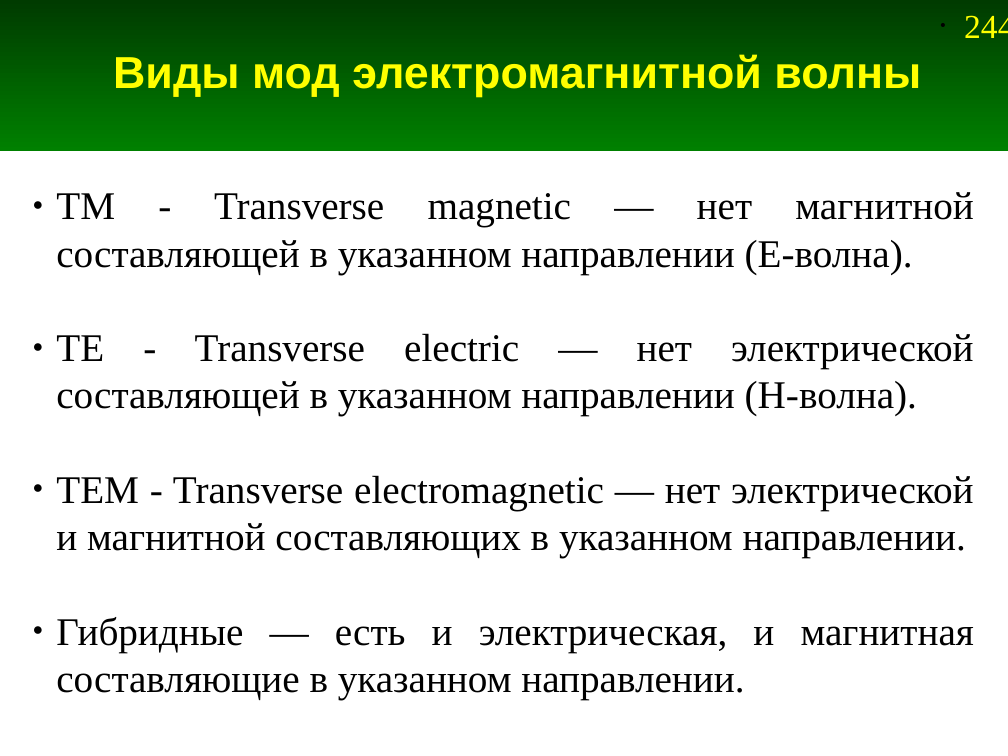
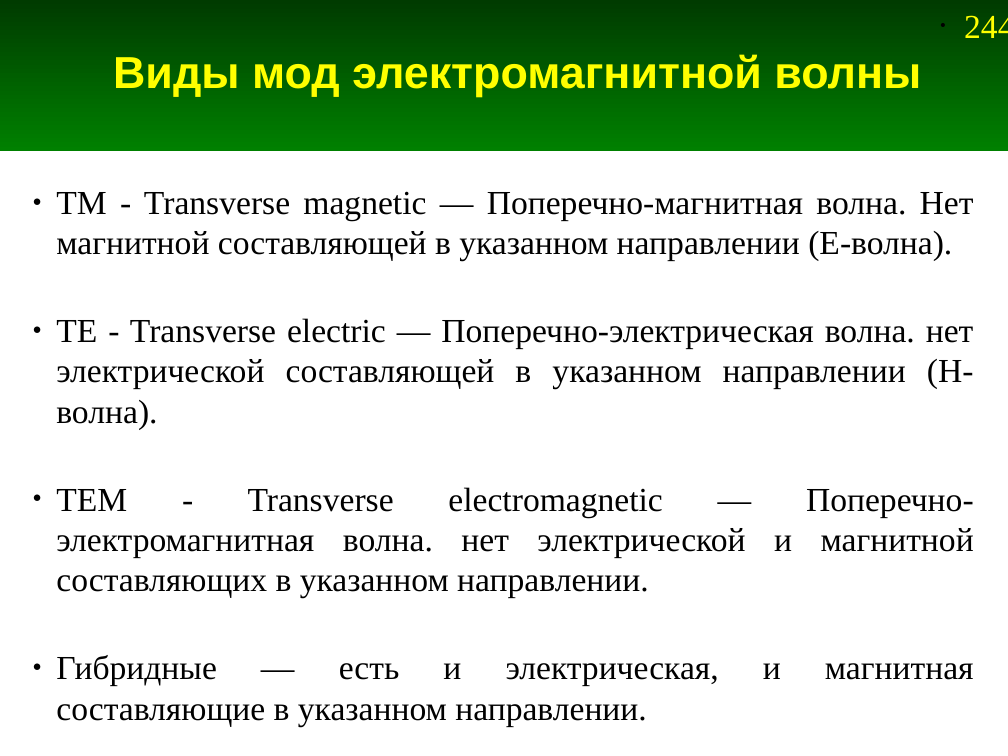
Before and after one commit to andris0147sv/modelling, a slide deck: slide 244 of presentations/2. FDTD.odp. Drawn at 1008x756 pixels with LibreOffice and Linux fonts; fonts in the diff are those of the drawing. Boxes give left, top, right and bottom in pixels: in the first picture for what was removed or moved away, otherwise in the second. Text is boxed around its words. In the diff, an @@ line names an element or a change of style, - is before the commit and + after.

```diff
--- a/presentations/2. FDTD.odp
+++ b/presentations/2. FDTD.odp
@@ text at (x1=56, y1=191, x2=974, y2=598): text changed; size 28 to 24 pt @@
-● TM - Transverse magnetic — нет магнитной составляющей в указанном направлении (E-волна).
-● TE - Transverse electric — нет электрической составляющей в указанном направлении (H-волна).
-● TEM - Transverse electromagnetic — нет электрической и магнитной составляющих в указанном направлении.
+● TM - Transverse magnetic — Поперечно-магнитная волна. Нет магнитной составляющей в указанном направлении (E-волна).
+● TE - Transverse electric — Поперечно-электрическая волна. нет электрической составляющей в указанном направлении (H-волна).
+● TEM - Transverse electromagnetic — Поперечно-электромагнитная волна. нет электрической и магнитной составляющих в указанном направлении.
@@ text at (x1=56, y1=655, x2=719, y2=726): size 28 to 24 pt in "Гибридные — есть и электрическая, и магнитная ..." @@
```
Also in this commit, not shown: 2 other slides changed, 3 other files.
